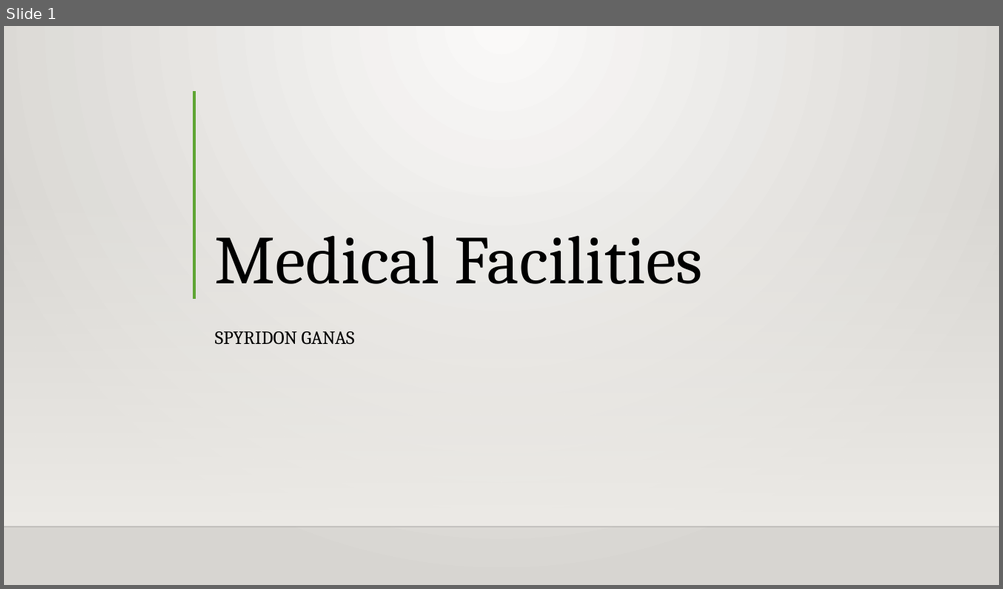
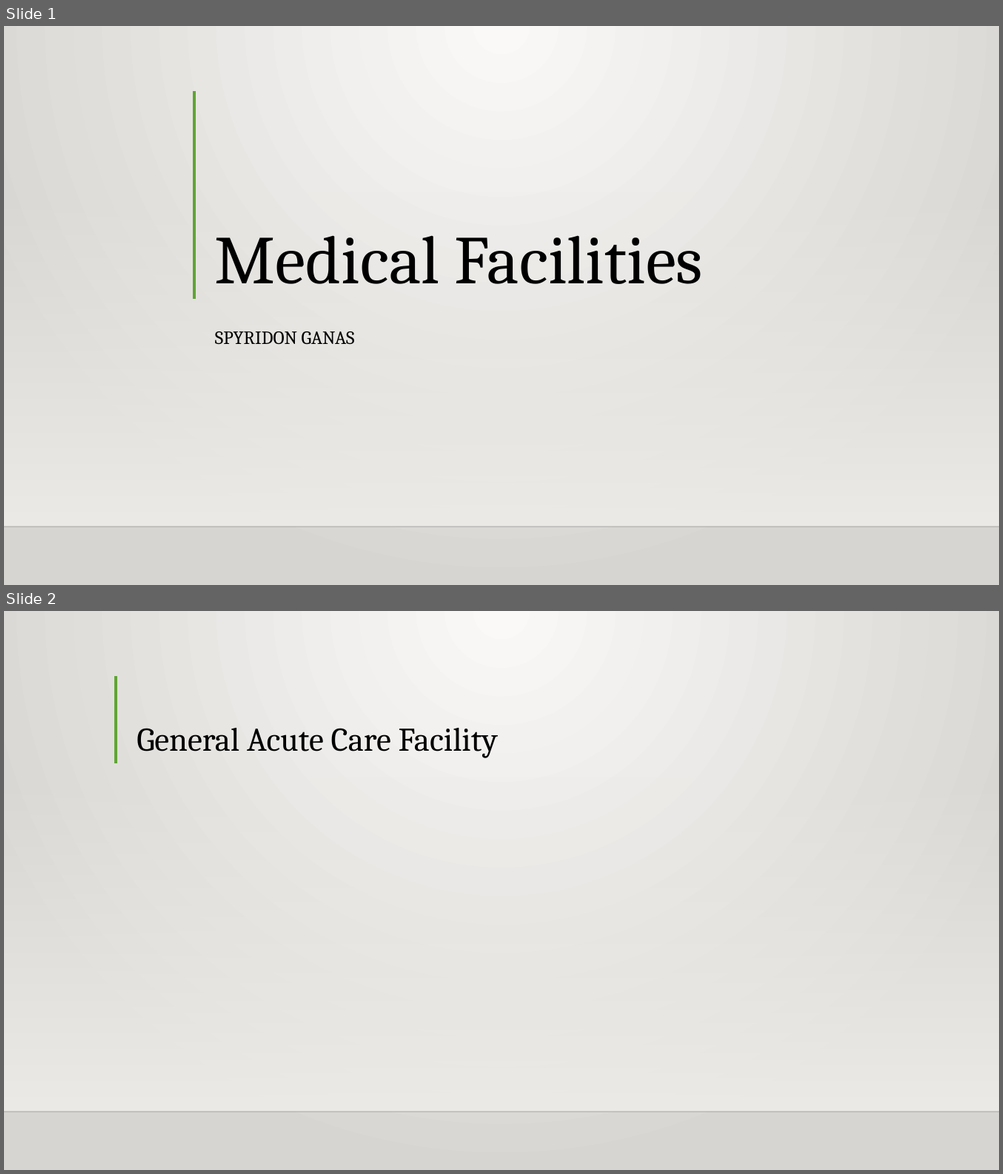
Before and after one commit to Intro-to-APCD/Intro-to-APCD.github.io, a slide deck: PowerPoints/Phase 3 - Claims Terminology/017 What are the Different Types of Medical Facilities.pptx. Shown one above the other, each under a label of ours: slide 1 before the commit, slides 1 and 2 after it. The pictures are 1003x589 and 1003x1174 pixels, drawn with LibreOffice and Linux fonts; fonts in the diff are those of the drawing; background and template pictures are left out. Boxes give left, top, right and bottom in pixels: in the first picture for what was removed or moved away, otherwise in the second. Text is boxed around its words. In the diff, an @@ line names an element or a change of style, - is before the commit and + after.

```diff
--- a/PowerPoints/Phase 3 - Claims Terminology/017 What are the Different Types of Medical Facilities.pptx
+++ b/PowerPoints/Phase 3 - Claims Terminology/017 What are the Different Types of Medical Facilities.pptx
@@ slide 2 added at [4,611,999,1170], background gradient #FAFAF9 to #D7D5D2; not listed: 2 template elements that a slide beside it also shows @@
@@ line added from (116, 676) to (116, 763), #5FA534 3 pt @@
@@ title added at [136,728,498,758], 32 pt, text #000000 @@
+General Acute Care Facility
```
Also in this commit, not shown: 9 other slides added, 4 slides removed, 3 other files.
